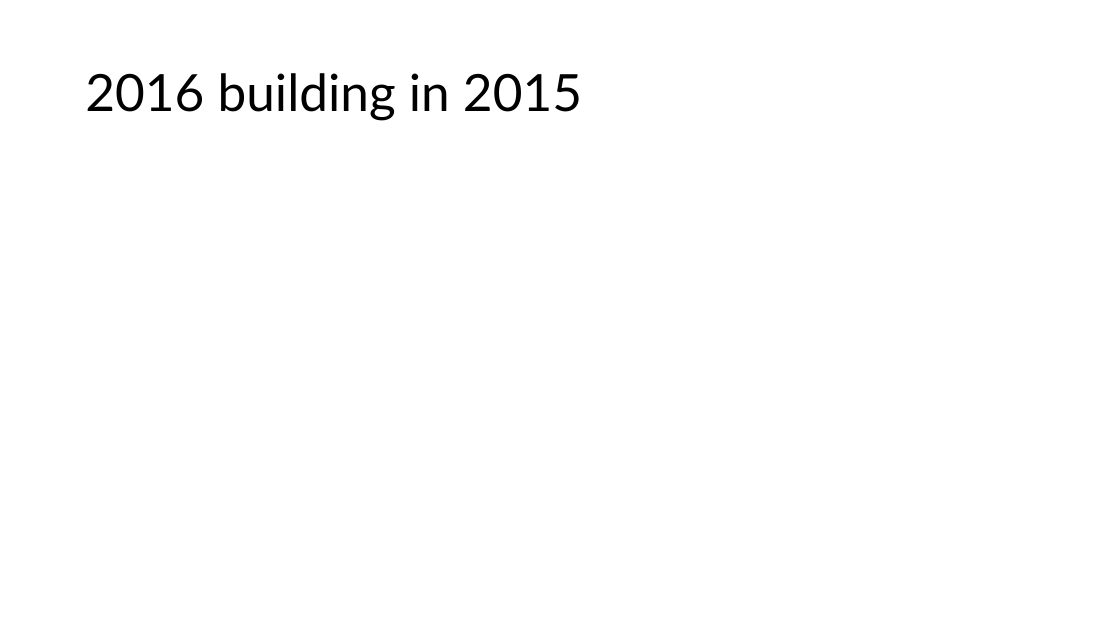
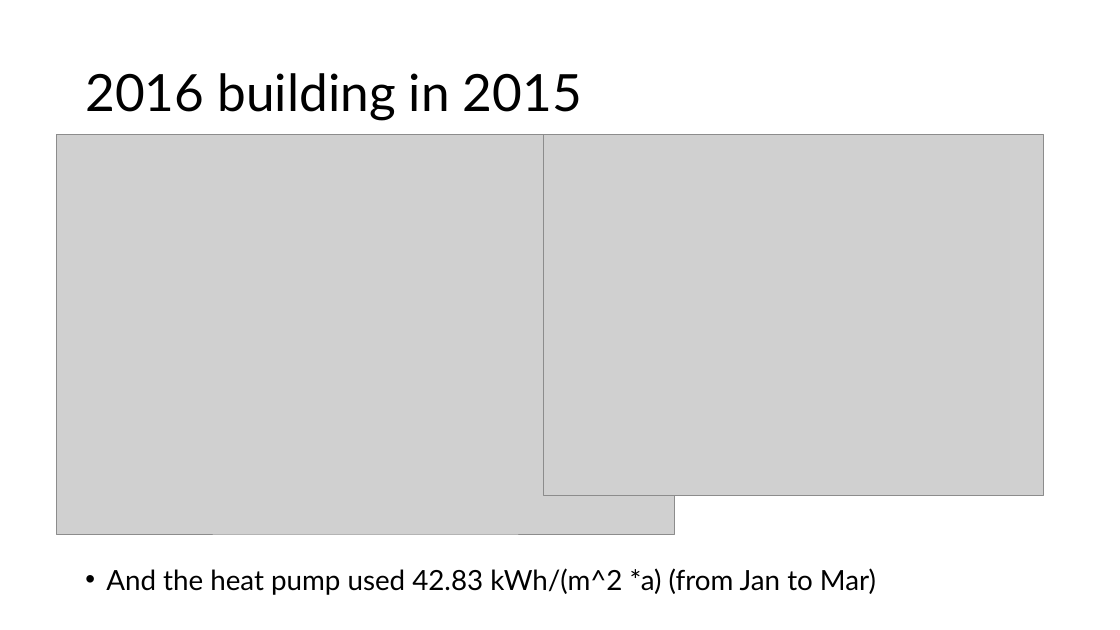
Before and after one commit to eyjomoin/Modeling-buildings-and-their-heating-systems, a slide deck: slide 23 of presentation/heat.pptx (slide 21 before the commit). Drawn at 1120x630 pixels with LibreOffice and Linux fonts; fonts in the diff are those of the drawing; grey boxes stand for pictures. Boxes give left, top, right and bottom in pixels: in the first picture for what was removed or moved away, otherwise in the second. Text is boxed around its words. In the diff, an @@ line names an element or a change of style, - is before the commit and + after.

```diff
--- a/presentation/heat.pptx
+++ b/presentation/heat.pptx
@@ picture added at [56, 134, 676, 534] @@
@@ picture added at [544, 134, 1044, 496] @@
@@ text added at [106, 568, 876, 595], 23.8 pt, text #000000 @@
+• And the heat pump used 42.83 kWh/(m^2 *a) (from Jan to Mar)
```
Also in this commit, not shown: 1 other slide changed, 4 slides added, 1 slide removed, 9 other files.
